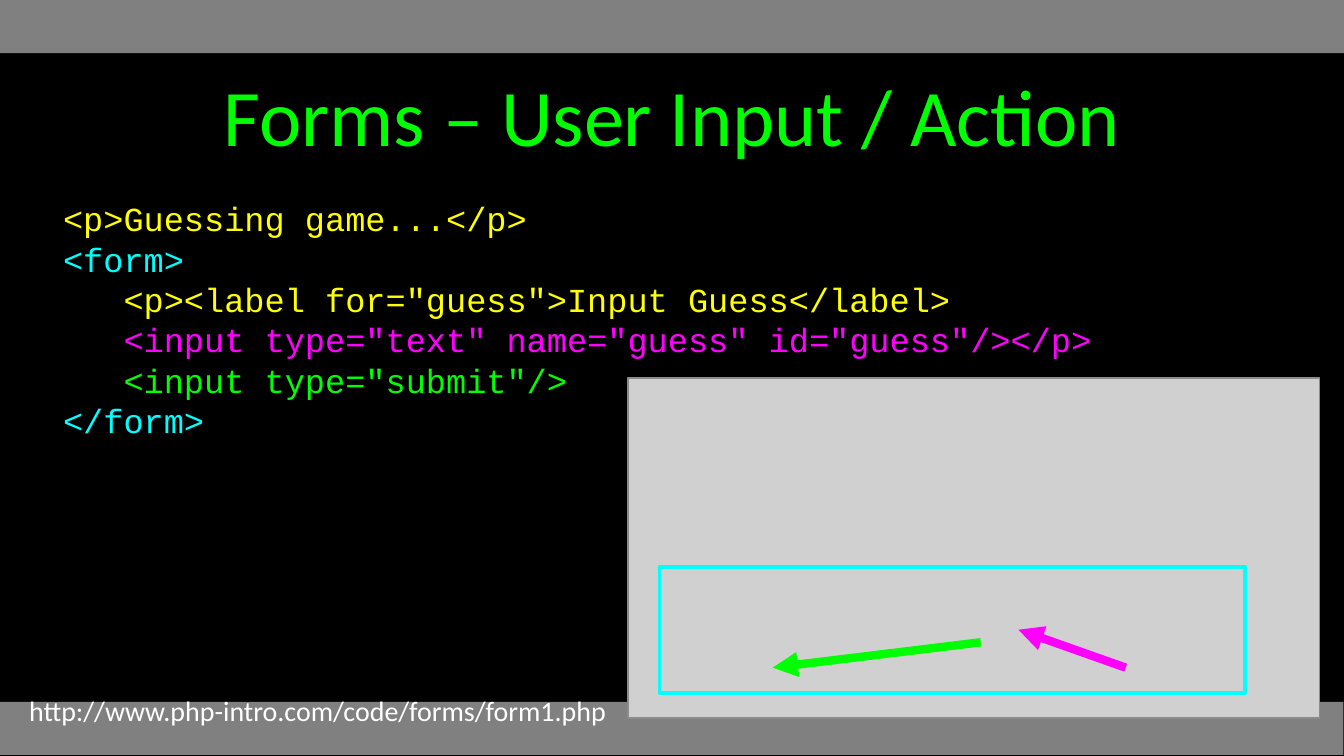
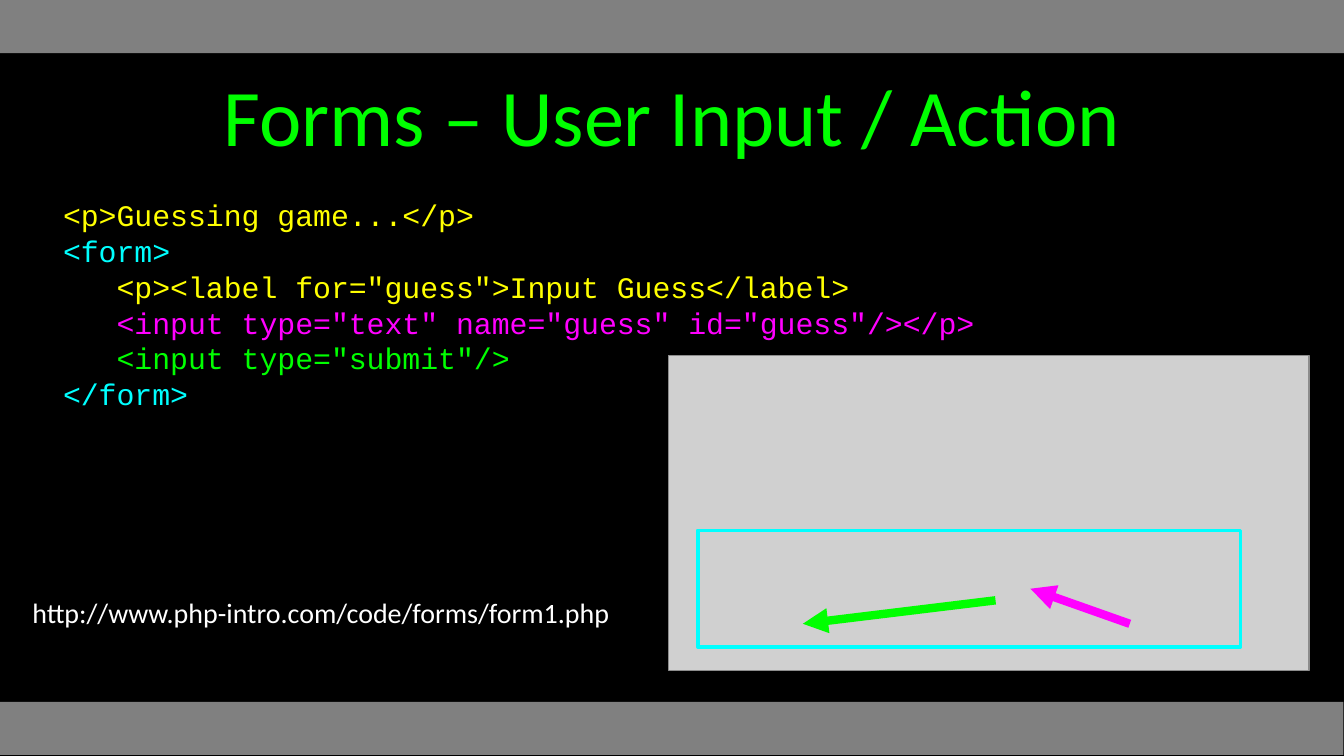
Before and after one commit to csev/wa4e, a slide deck: slide 2 of lectures/PHP-06-Forms.ppt. Drawn at 1344x756 pixels with LibreOffice and Linux fonts; fonts in the diff are those of the drawing; grey boxes stand for pictures. Boxes give left, top, right and bottom in pixels: in the first picture for what was removed or moved away, otherwise in the second. Text is boxed around its words. In the diff, an @@ line names an element or a change of style, - is before the commit and + after.

```diff
--- a/lectures/PHP-06-Forms.ppt
+++ b/lectures/PHP-06-Forms.ppt
@@ text "<p>Guessing game...</p>" at (63,205,974,406): size 18 to 16 pt @@
@@ picture: place and size @@
-picture at (628,378,1320,718)
+picture at (669,356,1310,671)
@@ rectangle: place and size @@
-rectangle at (660,567,1246,694)
+rectangle at (698,531,1241,648)
@@ text "http://www.php-intro.com/code/forms/form1.php": place and size @@
-text "http://www.php-intro.com/code/forms/form1.php" at (29,698,606,726)
+text "http://www.php-intro.com/code/forms/form1.php" at (32,603,609,628)
@@ arrow moved from (1019, 630) - (1126, 668) to (1031, 589) - (1130, 624) @@
@@ arrow moved from (773, 668) - (981, 642) to (802, 624) - (996, 601) @@
```
Also in this commit, not shown: 33 other slides changed, 1 slide removed, 3 other files.
